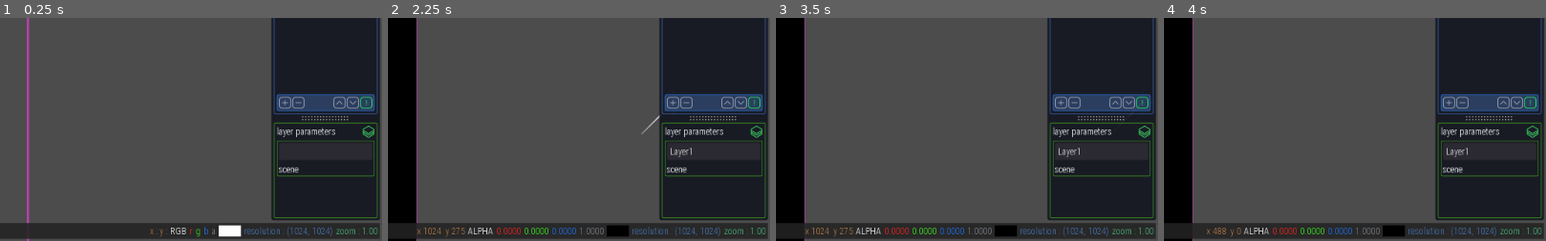
Above: before the commit, frames 1-4 (left to right).
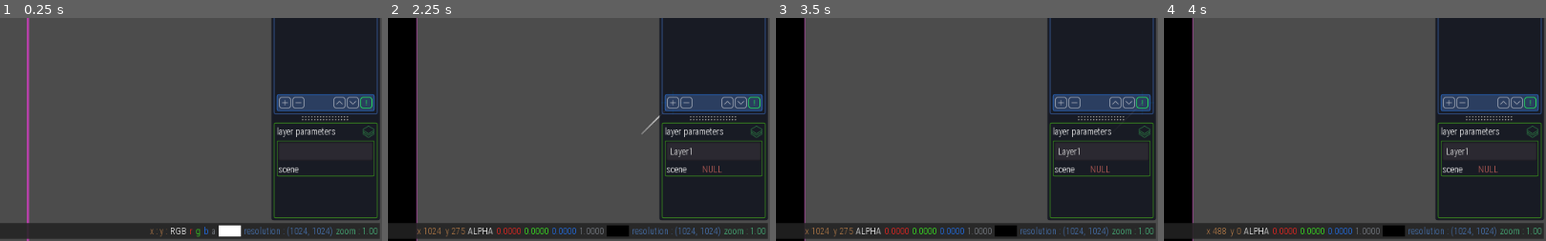
Above: after the commit, the same moments.

Repository: ioxu/microscratches-generator
Game: Godot game, scene res://scenes/main.tscn
The game is run twice, just before and just after one commit, with the same random seed, the same clock (stepped at 60 frames per second) and the same inputs.
Inputs (mouse positions are % of the whole screen's width and height, from its top left):
- Up to frame 1 (0.25 s): no input
- Up to frame 2 (2.25 s): click (93, 80) at 0.52 s; type "Alex" at 0.6 s; click "generate" at 1.25 s; click (87, 69) at 2 s
- Up to frame 3 (3.5 s): click (98, 69) at 2.75 s
- Up to frame 4 (4 s): click "file" at 3.5 s
The pictures show only the part of the screen within x 50-100%, y 50-100%; the shares and areas given below are measured in that part.

The runs differ from the first frame. In frame 1, less than 0.1% of the frame differs, in the area x 94-98%, y 48-54%; in frame 2, 0.2%, in the area x 82-98%, y 48-70%; in frame 3, 0.2%; in frame 4, 0.2%.
Error in both runs: Assertion failed: This project must only be developed in engine versions 3.2.3 and earlier (res://scenes/main.gd:27)

Commit message:
better texture scene name printing

Diff:
--- a/scenes/display.gd
+++ b/scenes/display.gd
@@ -35,7 +35,7 @@
 # 2 = red
 # 3 = green
 # 4 = blue
-var display_mode := 0
+var display_mode : int = 0
 signal colour_channel_display_mode_changed( new_mode )
 
 var accept_input = true # switched on modal overlays to not accept keyboard events
@@ -43,18 +43,17 @@
 
 
 func _ready() -> void:
-	cam_transform.origin = $display.transform.origin
+	cam_transform.origin = ($display as Sprite).transform.origin
 
 	# delay and init
 	yield(get_tree().create_timer(0.1), "timeout")
 	emit_signal("zoom_changed", self.zoom)
-	print("[display] viewport dimensions %s"%viewport.get_size())
-
+	print("[display] viewport dimensions %s"%viewport.get_size() )
 	yield(get_tree().create_timer(0.5), "timeout")
 	update_image(true)
 
 
-func _input(event):
+func _input(event : InputEvent):
 	if accept_input:
 		if event.is_action("ui_reset_camera") and event.is_pressed() and not event.is_echo():
 			reset_camera()
--- a/scenes/layer.gd
+++ b/scenes/layer.gd
@@ -16,7 +16,7 @@
 var layer_name_label : Label setget set_layer_name
 var style_panel : StyleBox
 
-var scene_name : String = "" # stores an identifier for the texture scene name
+var texture_scene : Node2D # stores a reference for the texture scene
 
 # select-action:
 #	'append_select' : Bool - add to selection or replace selection
@@ -85,4 +85,9 @@
 	# "[ClassName:RID]"
 	# "[%s:%s]"%[self.get_class(), self.get_instance_id()]
 	#return "Layer [%s:%s] (%s)"%[self.get_class(), self.get_instance_id(), self.layer_name]
-	return "Layer \"%s\" (%s)"%[self.layer_name, "test_lines.tcsn"]
+	var scene_name : String
+	if self.texture_scene:
+		scene_name = self.texture_scene.get_name()
+	else:
+		scene_name = "NULL"
+	return "Layer \"%s\" (%s)"%[self.layer_name, scene_name]
--- a/scenes/layerManager.gd
+++ b/scenes/layerManager.gd
@@ -10,6 +10,7 @@
 var layerParametersListContainer : VBoxContainer
 var layerNameParameter : LineEdit
 var texture_scene_name_parameter : Label
+var texture_scene_name_parameter_colour : Color
 
 var _layers_count : int = 0
 
@@ -22,7 +23,7 @@
 	layerParametersListContainer = ui_root.find_node("layerParametersListContainer")
 	layerNameParameter = layerParametersListContainer.find_node("layerName_LineEdit")
 	texture_scene_name_parameter = layerParametersListContainer.find_node("texture_scene_name_Label")
-
+	texture_scene_name_parameter_colour = texture_scene_name_parameter.get_modulate()
 	# layers temp --------------------------------------------------------------
 	pprint("existing layers:")
 	for l in layerListContainer.get_children():
@@ -30,21 +31,6 @@
 		pprint("   %s"%l)
 		layers.append( l )
 		_layers_count += 1
-
-#	pprint("scene stuff")
-#	var scene = "res://texture_scenes/test_lines.tscn"
-#	var scene_resource = load(scene)
-#	pprint("scene resource: %s"%scene_resource)
-#	pprint("  class %s"%scene_resource.get_class())
-#	var scene_instance = scene_resource.instance()
-#	pprint("  instance %s"%scene_instance)
-#	pprint("  instance class %s"%scene_instance.get_class())
-#	render_scene_root.add_child( scene_instance )
-#	[layerManager] scene stuff
-#	[layerManager] scene resource: [PackedScene:1532]
-#	[layerManager]   class PackedScene
-#	[layerManager]   instance [Node2D:1534]
-#	[layerManager]   instance class Node2D
 	# layers temp --------------------------------------------------------------
 
 
@@ -53,8 +39,6 @@
 	# and a node heirarchy (with a Node2D root) to the rendering viewport
 	# (it is intended that new_texture_node is an instanced PackedScene loaded from a .tcsn)
 	# but concievably a hierarchy could be scripted and passed in instead.
-
-
 	var l : Layer = ui_layer.instance()
 	layerListContainer.add_child(l)
 	# move to top
@@ -66,7 +50,7 @@
 	if new_texture_node != null:
 		render_scene_root.add_child( new_texture_node )
 		new_texture_node.set_owner( render_scene_root )
-		l.scene_name = new_texture_node.get_name()
+		l.texture_scene = new_texture_node
 
 	if select_new:
 		# select only the new layer
@@ -152,15 +136,6 @@
 	display_layer_parameters()
 
 
-func print_layers() -> void:
-	pprint("layers: (n:%s, %s selected)"%[len(layers), len(selected_layers)])
-	for l in layers:
-		var ss = ""
-		if selected_layers.find(l) != -1:
-			ss = "(selected)"
-		print("  %s %s"%[l, ss])
-
-
 func connect_layer_signals(layer)->void:
 	layer.connect( "selected", self, "_on_layer_selected" )
 	layer.connect( "deselected", self, "_on_layer_deselected" )
@@ -179,7 +154,14 @@
 		var l : Layer = selected_layers[0]
 		pprint("displaying parameters for %s"%l)
 		layerNameParameter.text = l.layer_name
-		texture_scene_name_parameter.text = l.scene_name
+		var scene_name : String
+		if l.texture_scene:
+			texture_scene_name_parameter.set_modulate(texture_scene_name_parameter_colour)
+			scene_name = l.texture_scene.get_name()
+		else:
+			texture_scene_name_parameter.set_modulate(Color(0.90625, 0.441067, 0.392944, 0.854902))
+			scene_name = "NULL"
+		texture_scene_name_parameter.text = scene_name
 
 
 func _on_layerName_LineEdit_text_entered(new_text: String) -> void:
@@ -190,6 +172,14 @@
 
 # ------------------------------------------------------------------------------
 
+func print_layers() -> void:
+	pprint("layers: (n:%s, %s selected)"%[len(layers), len(selected_layers)])
+	for l in layers:
+		var ss = ""
+		if selected_layers.find(l) != -1:
+			ss = "(selected)"
+		print("  %s %s"%[l, ss])
+
 
 func pprint(thing) -> void:
 	print("[layerManager] %s"%str(thing))
--- a/scenes/main.tscn
+++ b/scenes/main.tscn
@@ -478,6 +478,9 @@
 margin_bottom = 207.0
 size_flags_horizontal = 3
 size_flags_vertical = 3
+__meta__ = {
+"_editor_description_": "Layer objects are instanced under here!"
+}
 
 [node name="layersControl_PanelContainer" type="PanelContainer" parent="ui/Control/MarginContainer/VBoxContainer/Control/HBoxContainer/VBoxContainer/PanelContainer/MarginContainer/VBoxContainer/VSplitContainer/layersPanel_PanelContainer/MarginContainer/VBoxContainer"]
 margin_top = 211.0
@@ -608,7 +611,7 @@
 }
 
 [node name="TextureRect" type="TextureRect" parent="ui/Control/MarginContainer/VBoxContainer/Control/HBoxContainer/VBoxContainer/PanelContainer/MarginContainer/VBoxContainer/VSplitContainer/layerParameters_PanelContainer/MarginContainer/VBoxContainer/layerParametersTitle_HBoxContainer"]
-modulate = Color( 0.266667, 0.933333, 0.415686, 1 )
+modulate = Color( 0.266667, 0.933333, 0.415686, 0.403922 )
 margin_left = 115.0
 margin_right = 131.0
 margin_bottom = 16.0
--- a/scenes/ui.gd
+++ b/scenes/ui.gd
@@ -141,12 +141,7 @@
 	################################
 	Util.set_rng_seed( int(seed_number.get_value()) )
 
-	print("VIEWPORT children:")
-	for c in viewport.get_node("render_scene").get_children():
-		print("    %s (%s)"%[c.get_path(),c.get_class()])
-
 	var test_lines = viewport.find_node("test_lines")
-	print(test_lines)
 	test_lines.generate_lines()
 
 	# chain updates down into image datas
